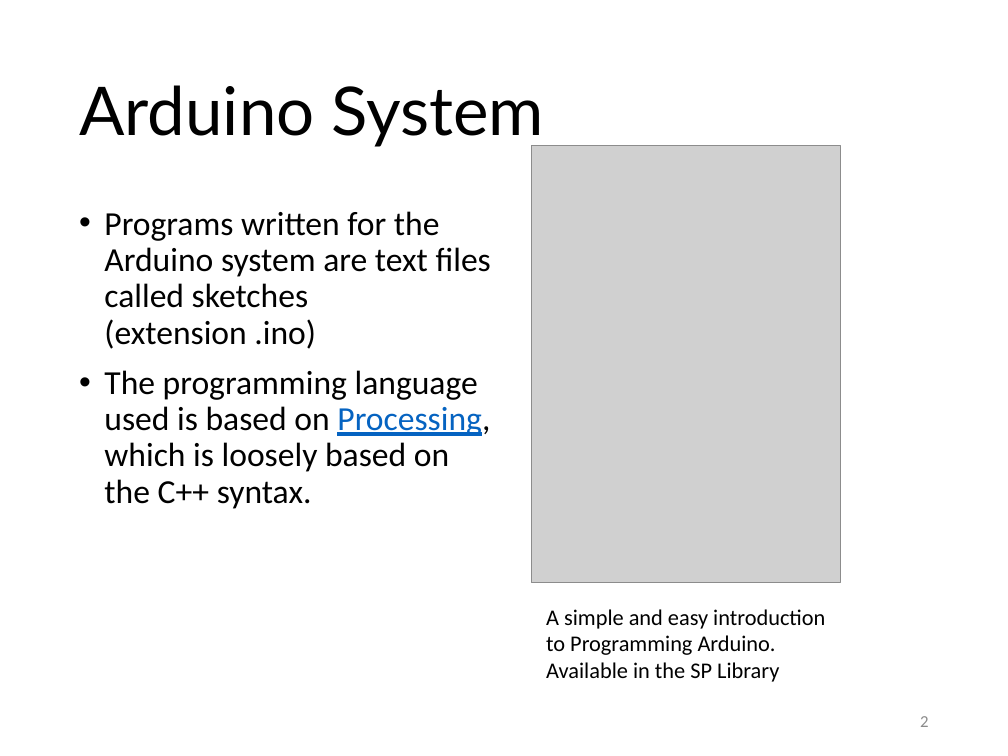
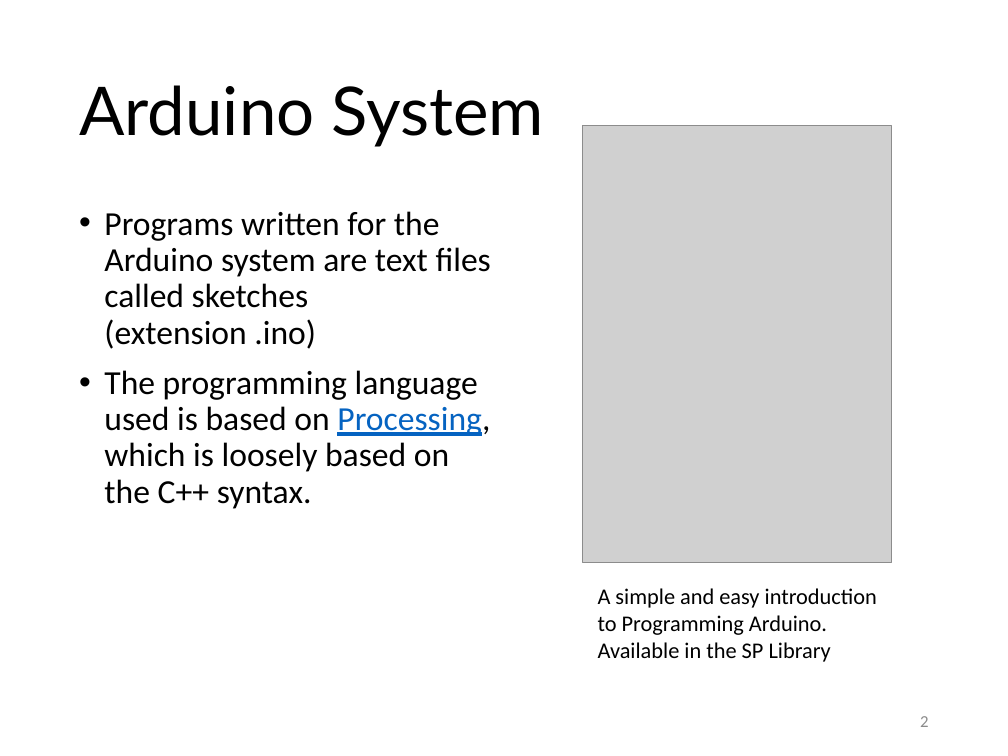
Before and after one commit to RDorville/digfab, a slide deck: slide 2 of presentations/ep1000_embedded2/ep1000_embedded2.pptx. Drawn at 1008x756 pixels with LibreOffice and Linux fonts; fonts in the diff are those of the drawing; grey boxes stand for pictures; background and template pictures are left out. Boxes give left, top, right and bottom in pixels: in the first picture for what was removed or moved away, otherwise in the second. Text is boxed around its words. In the diff, an @@ line names an element or a change of style, - is before the commit and + after.

```diff
--- a/presentations/ep1000_embedded2/ep1000_embedded2.pptx
+++ b/presentations/ep1000_embedded2/ep1000_embedded2.pptx
@@ picture: place and size @@
-picture at [531, 146, 841, 583]
+picture at [583, 126, 892, 562]
@@ text "A simple and easy introduction ...": place and size @@
-text "A simple and easy introduction ..." at [546, 609, 825, 682]
+text "A simple and easy introduction ..." at [598, 588, 877, 662]
```
Also in this commit, not shown: 2 other slides changed, 1 slide added, 4 other files.
